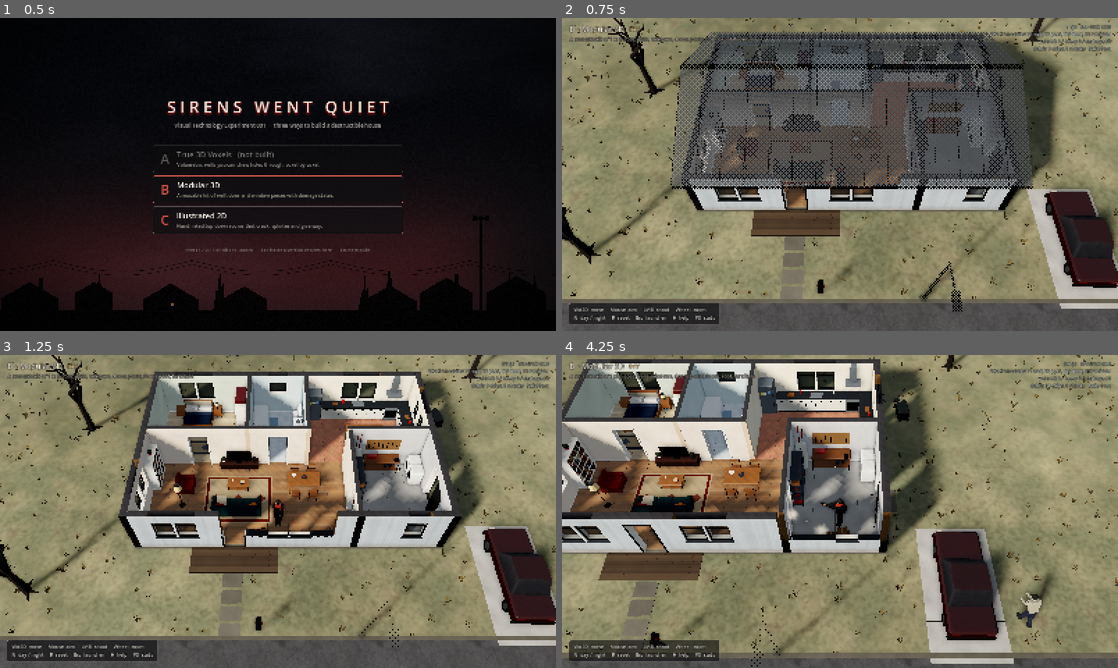
Above: before the commit, frames 1-4 (two rows, left to right).
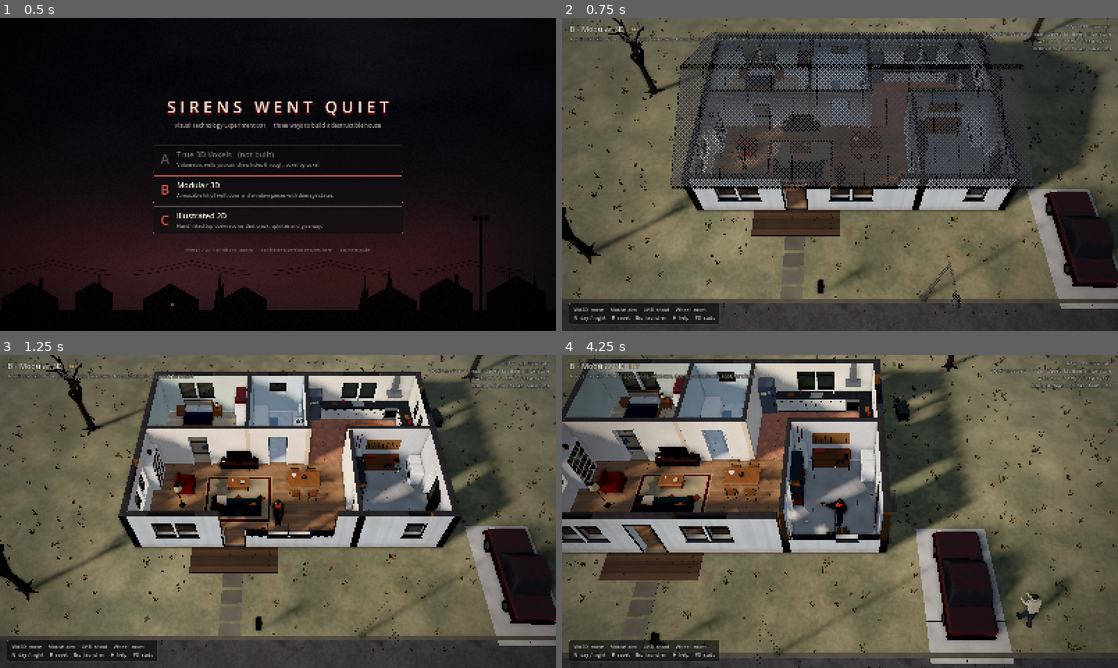
Above: after the commit, the same moments.

Repository: crosenlund79/SirensWentQuiet
Game: Godot game, scene res://src/launcher/launcher.tscn
The game is run twice, just before and just after one commit, with the same random seed, the same clock (stepped at 60 frames per second) and the same inputs.
Inputs (mouse positions are in pixels of both pictures, inside the frame that each line leads up to):
- Up to frame 1 (0.5 s): no input
- Up to frame 2 (0.75 s): click (840, 190) at 0.52 s
- Up to frame 3 (1.25 s): no input
- Up to frame 4 (4.25 s): tap Enter at 1.25 s; move the mouse to (962, 495) at 1.27 s; press the mouse at (962, 495) at 1.28 s; hold D (move_right) 1.28-2 s; release the mouse at (962, 495) at 2 s; drag from (728, 527) to (812, 574) at 2.02 s; move the mouse to (895, 442) at 2.77 s; hold D (move_right) 2.78-3.5 s; hold Mouse wheel up (zoom_in) 2.78-3.5 s; click (895, 442) at 2.92 s; drag from (812, 574) to (673, 464) at 3.52 s

Frame 1 is identical in both runs. In frame 2, 44% of the frame differs, in the area x 0-100%, y 0-100%; in frame 3, 51%; in frame 4, 55%.

Commit message:
Version B: kit module tests, moodier lighting, street dressing
Co-Authored-By: Claude Opus 5.5 <noreply@anthropic.com>
Claude-Session: https://claude.ai/code/session_01HoR6KDjNnKeBhyJgYyUCwz

Diff:
--- a/src/modular/actors/figure.gdshader
+++ b/src/modular/actors/figure.gdshader
@@ -33,9 +33,9 @@
 	if (L == 7) { rough = 0.35; metal = 0.6; }
 	else if (L == 19) { rough = 0.25; }
 	else if (L == 21) { rough = 0.1; }
-	ALBEDO = mix(c, vec3(1.0, 0.96, 0.92), flash * 0.55);
+	ALBEDO = mix(c, vec3(1.0, 0.9, 0.85), flash * 0.35);
 	ROUGHNESS = rough;
 	METALLIC = metal;
 	float f = pow(1.0 - clamp(dot(NORMAL, VIEW), 0.0, 1.0), 3.0);
-	EMISSION = rim_color.rgb * f * rim + vec3(1.0, 0.92, 0.85) * flash * 1.2;
+	EMISSION = rim_color.rgb * f * rim + vec3(1.0, 0.85, 0.75) * flash * 0.45;
 }
--- a/src/modular/actors/mod_player.gd
+++ b/src/modular/actors/mod_player.gd
@@ -165,8 +165,8 @@
 		for k in 6:
 			var ang0 := TAU * k / 6.0
 			var ang1 := TAU * (k + 1) / 6.0
-			var r0 := 0.16 if k % 2 == 0 else 0.07
-			var r1 := 0.16 if (k + 1) % 2 == 0 else 0.07
+			var r0 := 0.3 if k % 2 == 0 else 0.09
+			var r1 := 0.3 if (k + 1) % 2 == 0 else 0.09
 			var c := a.cross(b)
 			st.set_color(core)
 			st.add_vertex(Vector3.ZERO)
--- a/src/modular/kit/mod_furniture_kit.gd
+++ b/src/modular/kit/mod_furniture_kit.gd
@@ -738,18 +738,50 @@
 
 
 static func _road(mm: ModMesh, w: float, d: float, h: float, rng: RandomNumberGenerator) -> void:
-	# visually extends far beyond the yard so it never just ends on screen
+	# The plan strip is the near lane; the street continues beyond the yard
+	# (two lanes, far curb, sidewalk, a dead hedge) so it never just ends.
 	var ext := 40.0
+	var x0 := -w * 0.5 - ext
+	var x1 := w * 0.5 + ext
+	var z0 := -d * 0.5
+	var z1 := z0 + 5.6
 	mm.set_mat(M.L_ASPHALT)
-	mm.quad(Vector3(-w * 0.5 - ext, 0.012, -d * 0.5), Vector3(w * 0.5 + ext, 0.012, -d * 0.5), Vector3(w * 0.5 + ext, 0.012, d * 0.5 + 4.0), Vector3(-w * 0.5 - ext, 0.012, d * 0.5 + 4.0), Vector3.UP)
-	# curb and a faded edge line
+	mm.quad(Vector3(x0, 0.012, z0), Vector3(x1, 0.012, z0), Vector3(x1, 0.012, z1), Vector3(x0, 0.012, z1), Vector3.UP)
+	# curbs
 	mm.set_mat(M.L_CONCRETE_PLAIN, Color(0.72, 0.71, 0.68))
-	mm.box(Vector3(-w * 0.5 - ext, 0.0, -d * 0.5 - 0.16), Vector3(w * 0.5 + ext, 0.07, -d * 0.5 + 0.0), ["-y"])
+	mm.box(Vector3(x0, 0.0, z0 - 0.16), Vector3(x1, 0.07, z0), ["-y"])
+	mm.box(Vector3(x0, 0.0, z1), Vector3(x1, 0.09, z1 + 0.16), ["-y"])
+	# far sidewalk slabs
+	var x := x0
+	while x < x1:
+		mm.set_mat(M.L_CONCRETE_PLAIN, Color(0.66, 0.65, 0.62).darkened(rng.randf_range(0.0, 0.1)))
+		mm.box(Vector3(x + 0.02, 0.0, z1 + 0.16), Vector3(x + 1.48, 0.06, z1 + 1.6), ["-y"])
+		x += 1.5
+	# faded centre line
 	mm.set_mat(M.L_ROAD_PAINT, Color(0.85, 0.8, 0.6))
-	var x := -w * 0.5 - ext
-	while x < w * 0.5 + ext:
-		mm.quad(Vector3(x, 0.015, d * 0.5 + 1.85), Vector3(x + 2.0, 0.015, d * 0.5 + 1.85), Vector3(x + 2.0, 0.015, d * 0.5 + 1.97), Vector3(x, 0.015, d * 0.5 + 1.97), Vector3.UP)
+	x = x0
+	var zc := z0 + 2.8
+	while x < x1:
+		mm.quad(Vector3(x, 0.016, zc - 0.06), Vector3(x + 2.0, 0.016, zc - 0.06), Vector3(x + 2.0, 0.016, zc + 0.06), Vector3(x, 0.016, zc + 0.06), Vector3.UP)
 		x += 4.0
+	# manhole and leaves drifted against the curbs
+	mm.set_mat(M.L_METAL, Color(0.2, 0.2, 0.2))
+	mm.cylinder(Vector3(3.0, 0.0, zc + 1.2), 0.32, 0.32, 0.018, 12)
+	for i in 120:
+		mm.set_mat(M.L_PLAIN, Color(0.5, 0.34, 0.18).darkened(rng.randf_range(0.0, 0.45)))
+		var near := rng.randf() < 0.5
+		var c := Vector3(rng.randf_range(x0 * 0.5, x1 * 0.5), 0.02, (z0 + rng.randf_range(0.0, 0.45)) if near else (z1 - rng.randf_range(0.0, 0.4)))
+		var a := rng.randf() * TAU
+		var s := rng.randf_range(0.04, 0.08)
+		mm.poly(PackedVector3Array([c + Vector3(cos(a), 0, sin(a)) * s, c + Vector3(cos(a + 1.7), 0, sin(a + 1.7)) * s * 0.5, c - Vector3(cos(a), 0, sin(a)) * s, c + Vector3(cos(a - 1.7), 0, sin(a - 1.7)) * s * 0.5]), Vector3.UP)
+	# a dead hedge across the street
+	x = x0
+	var zh := z1 + 2.1
+	while x < x1:
+		var hw := rng.randf_range(0.7, 1.3)
+		mm.set_mat(M.L_PLAIN, Color(0.32, 0.3, 0.22).lerp(Color(0.42, 0.33, 0.22), rng.randf()))
+		mm.blob(Vector3(x + hw * 0.5, rng.randf_range(0.35, 0.55), zh + rng.randf_range(-0.15, 0.15)), Vector3(hw * 0.62, rng.randf_range(0.45, 0.7), 0.55), 3, 7)
+		x += hw * 0.8
 
 
 static func _driveway(mm: ModMesh, w: float, d: float, h: float, rng: RandomNumberGenerator) -> void:
@@ -897,11 +929,12 @@
 	mm.xf = mm.xf * Transform3D(Basis(Vector3.RIGHT, 0.06) * Basis(Vector3.BACK, -0.03), Vector3.ZERO)
 	mm.set_mat(M.L_CONCRETE_PLAIN, Color(0.6, 0.6, 0.58))
 	mm.cylinder(Vector3.ZERO, 0.16, 0.14, 0.3, 8)
-	mm.set_mat(M.L_METAL, Color(0.36, 0.38, 0.4))
+	mm.set_mat(M.L_METAL, Color(0.6, 0.62, 0.62))
 	mm.cylinder(Vector3(0, 0.3, 0), 0.08, 0.05, h - 0.3, 8)
-	mm.tube(Vector3(0, h - 0.1, 0), Vector3(0, h + 0.15, 1.1), 0.035, 0.03, 6)
-	mm.set_mat(M.L_METAL, Color(0.28, 0.3, 0.32))
-	_cbox(mm, Vector3(-0.14, h + 0.05, 0.95), Vector3(0.14, h + 0.2, 1.55), 0.03)
-	mm.set_mat(M.L_SCREEN, Color(0.15, 0.16, 0.15))
-	mm.box(Vector3(-0.11, h + 0.04, 1.0), Vector3(0.11, h + 0.05, 1.5))
+	mm.tube(Vector3(0, h - 0.15, 0), Vector3(0, h + 0.1, 0.5), 0.04, 0.035, 6)
+	mm.tube(Vector3(0, h + 0.1, 0.5), Vector3(0, h + 0.14, 1.0), 0.035, 0.03, 6)
+	mm.set_mat(M.L_METAL, Color(0.52, 0.54, 0.55))
+	mm.blob(Vector3(0, h + 0.12, 1.25), Vector3(0.16, 0.07, 0.32), 3, 8)
+	mm.set_mat(M.L_SCREEN, Color(0.2, 0.22, 0.2))
+	mm.blob(Vector3(0, h + 0.08, 1.27), Vector3(0.11, 0.03, 0.22), 2, 8)
 	mm.xf = keep
--- a/src/modular/mod_house.gd
+++ b/src/modular/mod_house.gd
@@ -367,12 +367,12 @@
 	for p in HousePlan.PROPS:
 		if p["type"] in ["road", "path", "driveway", "deck", "step", "car"]:
 			blocked.append((p["rect"] as Rect2).grow(0.2))
-	blocked.append(Rect2(-50, 13.3, 120, 10))
+	blocked.append(Rect2(-50, 13.3, 120, 7.6))
 	var xforms: Array[Transform3D] = []
 	var tries := 0
-	while xforms.size() < 900 and tries < 6000:
+	while xforms.size() < 1300 and tries < 9000:
 		tries += 1
-		var p := Vector2(rng.randf_range(-16, 30), rng.randf_range(-13, 13.4))
+		var p := Vector2(rng.randf_range(-18, 32), rng.randf_range(-14, 26))
 		var ok := true
 		for r in blocked:
 			if r.has_point(p):
--- a/src/modular/mod_lighting.gd
+++ b/src/modular/mod_lighting.gd
@@ -15,21 +15,22 @@
 var lamps: Array[GeometryInstance3D] = []   ## meshes with glowing shades
 
 var _lights: Array[Dictionary] = []
+var _vignette: ShaderMaterial
 var _time := 0.0
 
 const DAY := {
-	"sun_color": Color(1.0, 0.92, 0.82), "sun_energy": 1.25, "sun_rot": Vector3(-32, -45, 0),
-	"sky_top": Color(0.46, 0.5, 0.55), "sky_horizon": Color(0.66, 0.66, 0.64),
-	"ambient": Color(0.62, 0.66, 0.72), "ambient_energy": 0.75,
-	"fog": Color(0.58, 0.6, 0.62), "exposure": 1.0, "glow": 0.35, "saturation": 0.88,
-	"vol_fog": 0.0,
+	"sun_color": Color(1.0, 0.86, 0.72), "sun_energy": 0.95, "sun_rot": Vector3(-26, -58, 0),
+	"sky_top": Color(0.42, 0.46, 0.52), "sky_horizon": Color(0.62, 0.63, 0.63),
+	"ambient": Color(0.56, 0.62, 0.72), "ambient_energy": 0.82,
+	"fog": Color(0.5, 0.54, 0.58), "exposure": 1.05, "glow": 0.3, "saturation": 0.82,
+	"vol_fog": 0.0, "vignette": 0.42,
 }
 const NIGHT := {
 	"sun_color": Color(0.55, 0.66, 1.0), "sun_energy": 0.42, "sun_rot": Vector3(-48, 30, 0),
 	"sky_top": Color(0.02, 0.03, 0.06), "sky_horizon": Color(0.05, 0.065, 0.11),
 	"ambient": Color(0.2, 0.26, 0.42), "ambient_energy": 0.55,
 	"fog": Color(0.03, 0.04, 0.07), "exposure": 1.35, "glow": 0.7, "saturation": 0.95,
-	"vol_fog": 0.012,
+	"vol_fog": 0.012, "vignette": 0.6,
 }
 
 
@@ -63,8 +64,8 @@
 	env.glow_blend_mode = Environment.GLOW_BLEND_MODE_SOFTLIGHT
 	env.fog_enabled = true
 	env.fog_mode = Environment.FOG_MODE_DEPTH
-	env.fog_depth_begin = 24.0
-	env.fog_depth_end = 70.0
+	env.fog_depth_begin = 20.0
+	env.fog_depth_end = 62.0
 	env.fog_depth_curve = 1.6
 	env.fog_density = 1.0
 	env.fog_sky_affect = 0.0
@@ -72,7 +73,7 @@
 	env.volumetric_fog_length = 40.0
 	env.volumetric_fog_anisotropy = 0.5
 	env.adjustment_enabled = true
-	env.adjustment_contrast = 1.06
+	env.adjustment_contrast = 1.1
 	var we := WorldEnvironment.new()
 	we.environment = env
 	add_child(we)
@@ -80,7 +81,7 @@
 	sun = DirectionalLight3D.new()
 	sun.shadow_enabled = true
 	sun.light_angular_distance = 0.0
-	sun.shadow_blur = 2.2
+	sun.shadow_blur = 3.0
 	sun.directional_shadow_mode = DirectionalLight3D.SHADOW_PARALLEL_2_SPLITS
 	sun.directional_shadow_max_distance = 48.0
 	sun.shadow_bias = 0.04
@@ -89,7 +90,35 @@
 
 	for l in HousePlan.LIGHTS:
 		_add_practical(l)
+	_add_vignette()
 	_apply(0.0)
+
+
+## Screen-space finish: soft vignette, slight cool tint in the corners and a
+## faint grain, so the frame reads as quiet and uneasy rather than clinical.
+func _add_vignette() -> void:
+	var layer := CanvasLayer.new()
+	layer.layer = 10
+	add_child(layer)
+	var rect := ColorRect.new()
+	rect.set_anchors_preset(Control.PRESET_FULL_RECT)
+	rect.mouse_filter = Control.MOUSE_FILTER_IGNORE
+	var sh := Shader.new()
+	sh.code = """
+shader_type canvas_item;
+uniform float strength = 0.4;
+float hash(vec2 p) { return fract(sin(dot(p, vec2(12.9898, 78.233))) * 43758.5453); }
+void fragment() {
+	vec2 q = (UV - 0.5) * vec2(1.6, 1.0);
+	float v = smoothstep(0.35, 1.05, length(q));
+	float g = (hash(FRAGCOORD.xy + fract(TIME) * 61.0) - 0.5) * 0.035;
+	COLOR = vec4(vec3(0.02, 0.025, 0.04) + g, v * strength + abs(g));
+}
+"""
+	_vignette = ShaderMaterial.new()
+	_vignette.shader = sh
+	rect.material = _vignette
+	layer.add_child(rect)
 
 
 func _add_practical(l: Dictionary) -> void:
@@ -198,6 +227,8 @@
 	env.volumetric_fog_density = lerpf(DAY.vol_fog, NIGHT.vol_fog, e)
 	env.volumetric_fog_enabled = e > 0.01
 	env.volumetric_fog_albedo = Color(0.6, 0.65, 0.8)
+	if _vignette != null:
+		_vignette.set_shader_parameter("strength", lerpf(DAY.vignette, NIGHT.vignette, e))
 	for d in _lights:
 		var o: OmniLight3D = d["light"]
 		var on: bool = d["on"]
--- /dev/null
+++ b/tests/modular/test_modular_kit.gd
@@ -0,0 +1,147 @@
+extends "res://tests/test_case.gd"
+## Version B (modular kit) module and integration tests.
+##   godot --headless --fixed-fps 60 --path . -s res://tests/run_tests.gd -- --filter=modular
+
+const SCENE := "res://src/modular/modular_demo.tscn"
+
+
+func _demo() -> Node:
+	var v: Node = (load(SCENE) as PackedScene).instantiate()
+	add(v)
+	tree.current_scene = v
+	await frames(3)
+	v.debug_set_spawning(false)
+	return v
+
+
+func _solid_module(exterior := true) -> ModWall:
+	var m := ModWall.new()
+	m.kind = ModWall.Kind.SOLID
+	m.exterior = exterior
+	m.outside = 0 if exterior else -1
+	m.thickness = HousePlan.EXTERIOR_THICKNESS if exterior else HousePlan.INTERIOR_THICKNESS
+	m.seed = 7
+	add(m)
+	return m
+
+
+## The kit covers every wall exactly once: modules + posts, no gaps, no overlaps.
+func test_house_is_assembled_from_the_plan_on_the_grid() -> void:
+	var v := await _demo()
+	var house: ModHouse = v.house
+	var total_len := 0.0
+	for w in HousePlan.WALLS:
+		total_len += (w["b"] as Vector2).distance_to(w["a"])
+	check_eq(house.walls.size(), int(total_len), "one module per meter of wall")
+	check_eq(house.posts.size(), 12, "posts at wall ends and T-junctions")
+	var bad := 0
+	for w in HousePlan.WALLS:
+		var a: Vector2 = w["a"]
+		var b: Vector2 = w["b"]
+		var n := int(a.distance_to(b) / 0.05)
+		for k in range(n):
+			var p := a.lerp(b, (k + 0.5) / n)
+			var hits := 0
+			for m in house.walls:
+				if m.plan_rect.grow(-0.001).has_point(p):
+					hits += 1
+			for post in house.posts:
+				if Rect2(post.plan_pos - Vector2.ONE * post.size * 0.5, Vector2.ONE * post.size).grow(0.001).has_point(p):
+					hits += 1
+			if hits != 1:
+				bad += 1
+	check_eq(bad, 0, "every wall centre-line point lies in exactly one kit piece")
+	for m in house.walls:
+		check(m.length > 0.6 and m.length <= 1.0001, "module length within the 1 m grid (%s %.2f)" % [m.name, m.length])
+
+
+func test_wall_module_damage_states() -> void:
+	var m := _solid_module()
+	await frames(1)
+	var states := []
+	for k in Tuning.WALL_SECTION_HP:
+		m.take_hit(Vector3(0.5, 1.0, m.thickness * 0.5), 1, true)
+		states.append(m.state)
+	check_eq(states[1], ModWall.State.INTACT, "two hits: still intact (holes only)")
+	check_eq(states[2], ModWall.State.DAMAGED, "third hit: damaged")
+	check_eq(states[6], ModWall.State.HEAVY, "seventh hit: heavily damaged")
+	check_eq(states[9], ModWall.State.DESTROYED, "tenth hit (WALL_SECTION_HP): destroyed")
+	check_eq(m.collision_layer, 0, "destroyed module leaves the walls layer")
+	var any_enabled := false
+	for c in m.get_children():
+		if c is CollisionShape3D and not c.disabled:
+			any_enabled = true
+	check(not any_enabled, "destroyed module has no active collision shapes")
+
+
+func test_window_glass_breaks_before_the_frame_takes_damage() -> void:
+	var m := ModWall.new()
+	m.kind = ModWall.Kind.WINDOW
+	m.exterior = true
+	m.outside = 0
+	add(m)
+	await frames(1)
+	var in_glass := Vector3(0.5, 1.5, 0.0)
+	check_eq(m.take_hit(in_glass, 1, true), "glass", "first hit cracks the glass")
+	check_eq(m.take_hit(in_glass, 1, true), "glass_shatter", "second hit shatters it")
+	check_eq(m.hp, Tuning.WALL_SECTION_HP, "glass hits do not wear the frame")
+	check(not m.is_glass_intact(), "glass gone")
+	m.take_hit(Vector3(0.5, 0.5, m.thickness * 0.5), 1, true)
+	check_eq(m.hp, Tuning.WALL_SECTION_HP - 1, "then the sill wall takes damage")
+
+
+func test_doorways_are_not_destructible() -> void:
+	var m := ModWall.new()
+	m.kind = ModWall.Kind.DOOR
+	m.door_style = "interior"
+	add(m)
+	await frames(1)
+	for k in 20:
+		m.take_hit(Vector3(0.5, 2.3, 0.1), 1, true)
+	check_eq(m.state, ModWall.State.INTACT, "door module keeps its header")
+
+
+## Destroying a module opens exactly its footprint: nav OPEN, collision gone,
+## while the neighbouring post stays solid and blocked.
+func test_destroyed_module_updates_nav_and_collision() -> void:
+	var v := await _demo()
+	var house: ModHouse = v.house
+	var nav: GridNav = v.debug_nav()
+	var m: ModWall = house.wall_near(Vector2(9.5, 9.0), 0.1)   # south wall, next to the post at x = 10
+	check(m != null, "found the module")
+	var mid := m.plan_rect.get_center()
+	check(v.debug_blocked_at(mid), "blocked before")
+	m.set_state(ModWall.State.DESTROYED)
+	for c in nav.cells_in_rect(m.plan_rect):
+		check_eq(nav.get_raw(c), GridNav.OPEN, "footprint cell %s open" % c)
+	check(nav.is_walkable(nav.cell_of(Vector2(9.25, 9.0))), "walkable inside the breach")
+	check(not v.debug_blocked_at(mid), "collision removed in the same frame")
+	check_eq(nav.get_raw(nav.cell_of(Vector2(10.0, 9.0))), GridNav.WALL, "post cell stays WALL")
+	check(v.debug_blocked_at(Vector2(10.0, 9.0)), "post still collides")
+
+
+## Cutaway: modules between camera and player are lowered, and the aim ray
+## treats their hidden upper part as see-through.
+func test_cutaway_lowers_modules_in_front_of_the_player() -> void:
+	var v := await _demo()
+	var house: ModHouse = v.house
+	house.instant = true
+	v.debug_teleport_player(Vector2(8.5, 7.6))
+	await frames(3)
+	var front: ModWall = house.wall_near(Vector2(8.5, 9.0), 0.1)
+	var back: ModWall = house.wall_near(Vector2(11.5, 0.0), 0.1)
+	check(front.cut < 2.0, "south wall in front of the player is cut (%.2f)" % front.cut)
+	check(back.cut > 50.0, "north wall behind the player is full height")
+	check(house.is_hidden(front, front.to_global(Vector3(0.5, 2.0, 0.15))), "upper part of a cut module is hidden for aiming")
+	check(not house.is_hidden(front, front.to_global(Vector3(0.5, 0.5, 0.15))), "lower part still solid")
+	check(house.roof.fade > 0.99, "roof hidden while inside")
+
+
+func test_enemy_wall_swing_damages_the_nearest_module() -> void:
+	var v := await _demo()
+	var house: ModHouse = v.house
+	var e: ModEnemy = v.debug_spawn_enemy(Vector2(2.0, 10.0))
+	var m: ModWall = house.wall_near(Vector2(0.5, 9.0), 0.1)
+	var before := m.hp
+	v._on_enemy_swung(e, "wall", Vector2(0.5, 9.0))
+	check_eq(m.hp, before - Tuning.ENEMY_WALL_DAMAGE, "the swing damaged the module at the target")
Not shown, added: tests/modular/test_modular_kit.gd.uid
